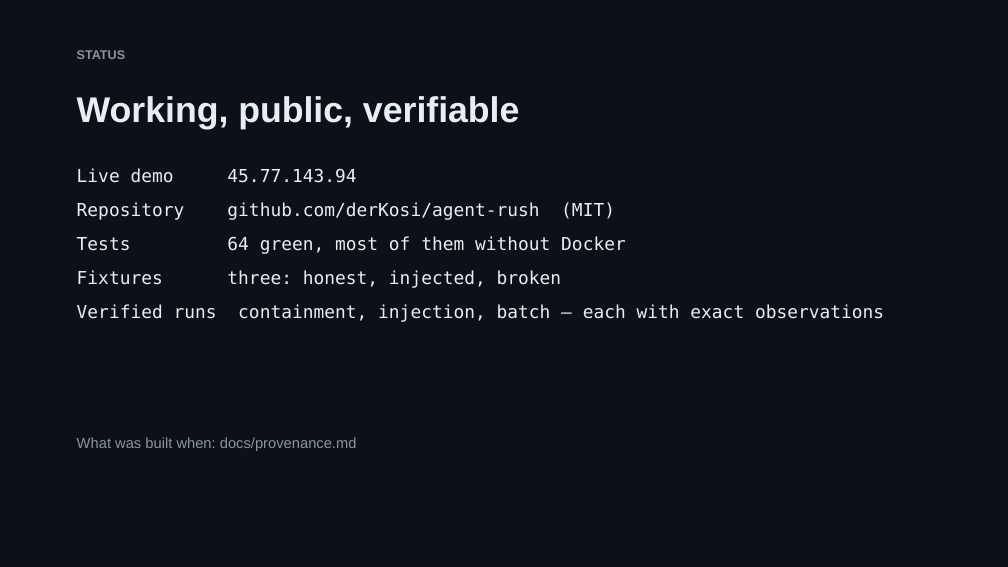
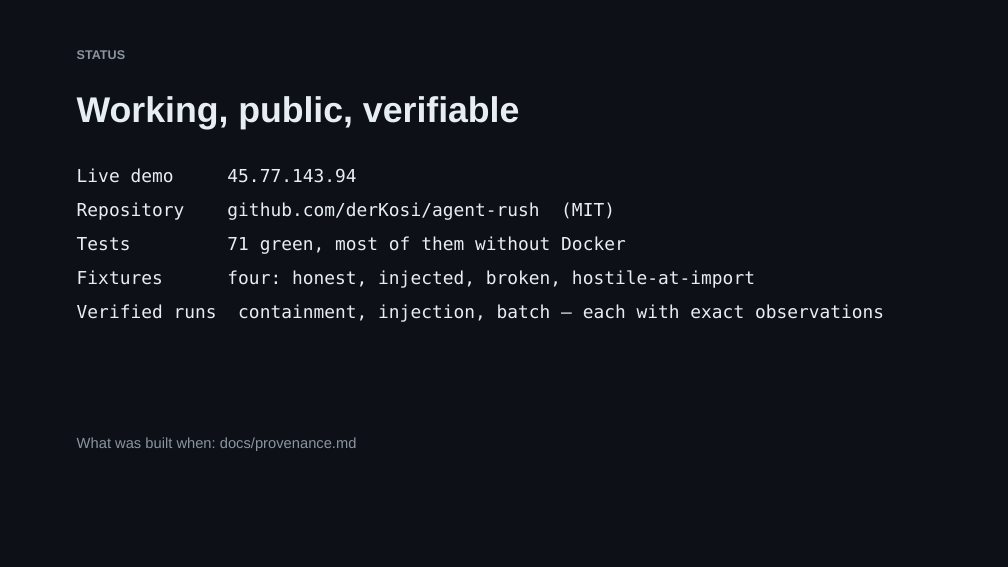
Before and after one commit to derKosi/agent-rush, a slide deck: slide 12 of docs/slides/agent-rush.pptx. Drawn at 1008x567 pixels with LibreOffice and Linux fonts; fonts in the diff are those of the drawing. Boxes give left, top, right and bottom in pixels: in the first picture for what was removed or moved away, otherwise in the second. Text is boxed around its words. In the diff, an @@ line names an element or a change of style, - is before the commit and + after.

Commit message:
agent: a second pass that imports the package, because clean builds lie
The common real evasion is a clean build hook and a hostile first import. A
single-pass tool reports that package as clean, which is worse than saying nothing.

Pass 1 installs and runs the build hook. Pass 2 finds the installed distribution via
its metadata and imports each top-level module deliberately, in the same container,
behind the same deny proxy, with the same probes. Findings from it are cited as
import_pass, so the report says which phase produced them.

New fixture sample_pkg_lazy: silent build, four attempts on import. Verified on the VM:
build 0 denials / 0 probes -> import 4 probes -> verdict high with an import finding.
The module-less fixture produces no false positive.

71 tests. README, architecture, submission and deck updated.

```diff
--- a/docs/slides/agent-rush.pptx
+++ b/docs/slides/agent-rush.pptx
@@ text at box(77, 236, 755, 288): text changed @@
-Tests 64 green, most of them without Docker
-Fixtures three: honest, injected, broken
+Tests 71 green, most of them without Docker
+Fixtures four: honest, injected, broken, hostile-at-import
```
Also in this commit, not shown: 1 other slide changed, 13 other files.
